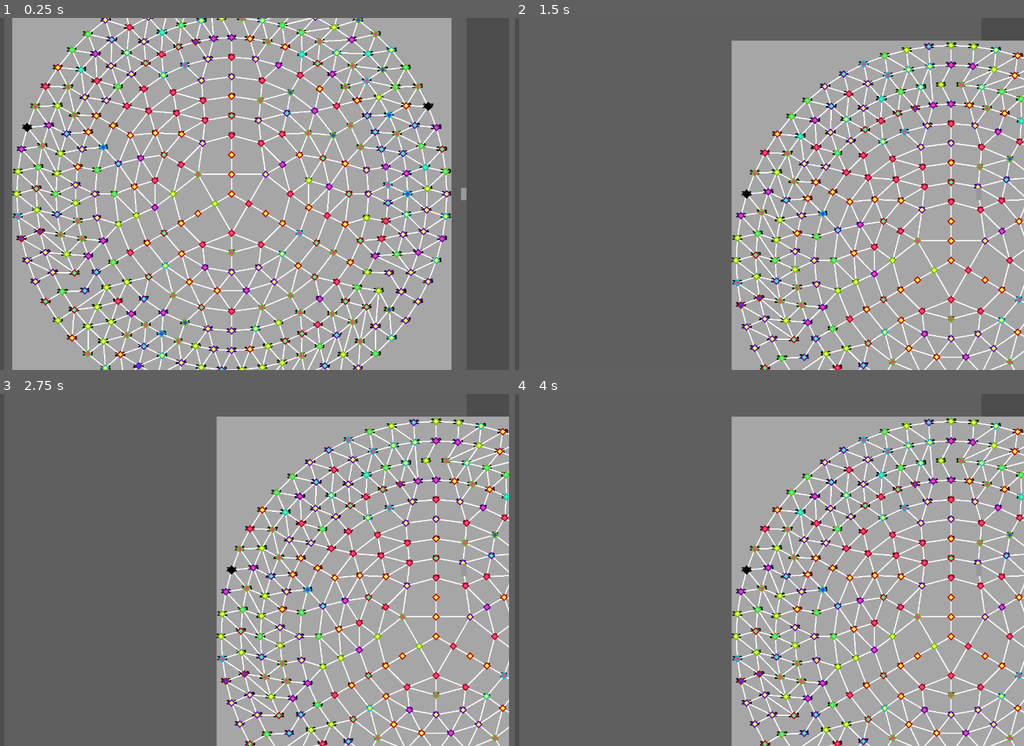
Above: before the commit, frames 1-4 (two rows, left to right).
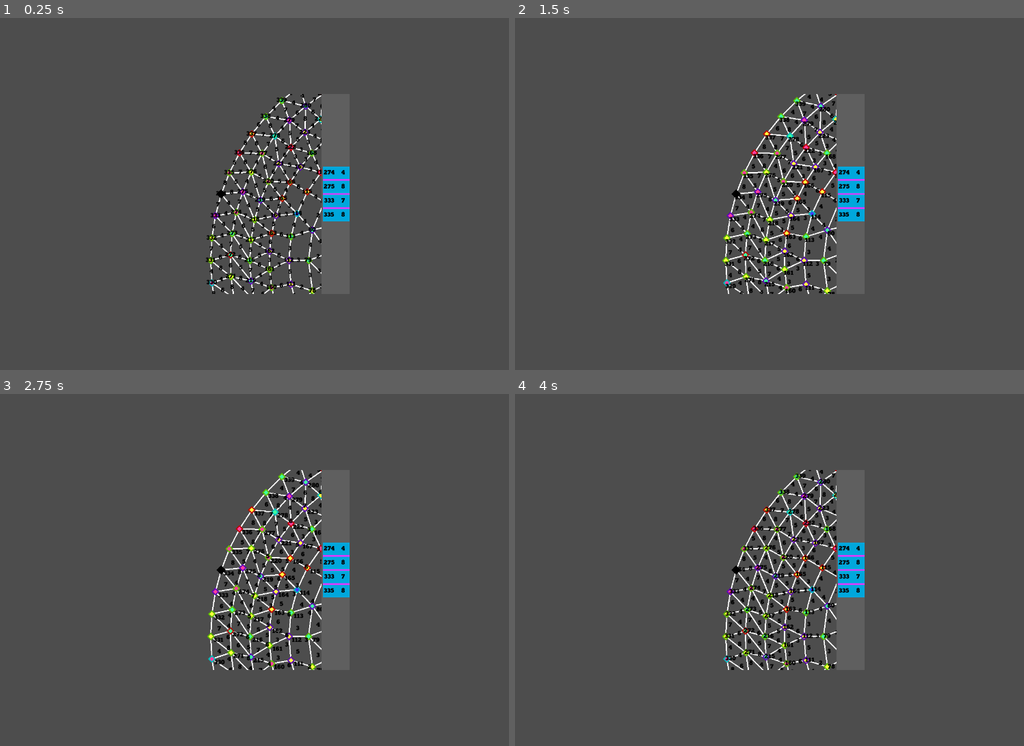
Above: after the commit, the same moments.

Repository: Pe3Hu/haerenga
Game: Godot game, scene res://scene/0/game.tscn
Two runs of this game, one before a commit and one after it. Both use one fixed random seed, a clock stepped at 60 frames per second and the inputs below.
Inputs:
- Up to frame 1 (0.25 s): no input
- Up to frame 2 (1.5 s): tap Enter at 0.5 s; hold D 0.53-1.28 s; tap Space at 0.6, 0.77, 1.07, 1.25, 1.35 s; hold S from 1.28 s (still down)
- Up to frame 3 (2.75 s): tap Space at 1.52, 1.82, 2.1 s; tap Enter at 2 s; release S at 2.03 s; hold D from 2.03 s (still down)
- Up to frame 4 (4 s): tap Space at 2.75, 2.85, 3.02, 3.32, 3.6, 3.77 s; release D at 2.78 s; hold W 2.78-3.53 s; tap Enter at 3.5 s; hold A from 3.53 s (still down)

The runs differ from the first frame. In frame 1, 86% of the frame differs, in the area x 2-92%, y 0-100%; in frame 2, 53%; in frame 3, 53%; in frame 4, 53%.
Error before the commit: Invalid call. Nonexistent function 'move_camera' in base 'MarginContainer (maze.gd)'. (res://scene/0/game.gd:23)

Commit message:
update version 0.0014
1. Maze has been converted into a SubViewportContainer

Diff:
--- a/scene/0/camera.gd
+++ b/scene/0/camera.gd
@@ -11,15 +11,14 @@
 func set_attributes(input_: Dictionary) -> void:
 	maze = input_.maze
 	#position = -maze.custom_minimum_size * 0.5
+	#zoom = Vector2.ONE * 0.5
 
 
 func onfocus() -> void:
 	if focus != null:
-		print([position, maze.position, focus.position])
-		position = maze.custom_minimum_size * 0.5+focus.position
-		print([position])
+		position = maze.polygons.position + focus.position
+		print(focus.index)
 		#position = -focus.position
-		print([position])
 		#print(position)
 		pass
 
@@ -29,11 +28,11 @@
 
 	match direction_:
 		"up":
-			vector += Vector2(0, 1)
+			vector += Vector2(0, -1)
 		"right":
 			vector += Vector2(1, 0)
 		"down":
-			vector += Vector2(0, -1)
+			vector += Vector2(0, 1)
 		"left":
 			vector += Vector2(-1, 0)
 
--- a/scene/0/game.gd
+++ b/scene/0/game.gd
@@ -6,6 +6,8 @@
 	Global.node.game.get_node("Layer0").add_child(Global.node.sketch)
 	#datas.sort_custom(func(a, b): return a.value < b.value)
 	#012 description
+	#Global.rng.randomize()
+	#var value = Global.rng.randi_range(min, max)
 	pass
 
 
@@ -14,19 +16,19 @@
 		match event.keycode:
 			KEY_SPACE:
 				if event.is_pressed() && !event.is_echo():
-					Global.node.sketch.maze.onfocus()
+					Global.node.sketch.maze.camera.onfocus()
 			KEY_W:
 				if event.is_pressed():
-					Global.node.sketch.maze.move_camera("up")
+					Global.node.sketch.maze.move_icons("up")
 			KEY_D:
 				if event.is_pressed():
-					Global.node.sketch.maze.move_camera("right")
+					Global.node.sketch.maze.move_icons("right")
 			KEY_S:
 				if event.is_pressed():
-					Global.node.sketch.maze.move_camera("down")
+					Global.node.sketch.maze.move_icons("down")
 			KEY_A:
 				if event.is_pressed():
-					Global.node.sketch.maze.move_camera("left")
+					Global.node.sketch.maze.move_icons("left")
 
 
 func _process(delta_) -> void:
--- a/scene/0/icon.tscn
+++ b/scene/0/icon.tscn
@@ -8,8 +8,17 @@
 
 [node name="Icon" type="MarginContainer"]
 custom_minimum_size = Vector2(5, 5)
-offset_right = 40.0
-offset_bottom = 40.0
+anchors_preset = 8
+anchor_left = 0.5
+anchor_top = 0.5
+anchor_right = 0.5
+anchor_bottom = 0.5
+offset_left = -20.0
+offset_top = -20.0
+offset_right = 20.0
+offset_bottom = 20.0
+grow_horizontal = 2
+grow_vertical = 2
 size_flags_horizontal = 4
 size_flags_vertical = 4
 script = ExtResource("1_cbvs0")
--- a/scene/1/door.gd
+++ b/scene/1/door.gd
@@ -26,12 +26,12 @@
 	input.subtype = index
 
 	icon = Global.scene.icon.instantiate()
-	maze.doorindexs.add_child(icon)
+	maze.idoor.add_child(icon)
 	icon.set_attributes(input)
 	icon.position = center
 
-	icon.position.x -= maze.get("theme_override_constants/margin_left")
-	icon.position.y -= maze.get("theme_override_constants/margin_top")
+	#icon.position.x -= maze.get("theme_override_constants/margin_left")
+	#icon.position.y -= maze.get("theme_override_constants/margin_top")
 
 
 func connect_rooms() -> void:
@@ -52,7 +52,7 @@
 	rooms.back().doors.erase(self)
 
 	maze.doors.remove_child(self)
-	maze.doorindexs.remove_child(icon)
+	maze.idoor.remove_child(icon)
 	queue_free()
 
 
@@ -61,3 +61,26 @@
 	rooms_.append_array(rooms)
 	rooms_.erase(room_)
 	return rooms_.front()
+
+
+func add_length() -> void:
+	roll_length()
+	var input = {}
+	input.type = "number"
+	input.subtype = length
+
+	var icon = Global.scene.icon.instantiate()
+	maze.ilength.add_child(icon)
+	icon.set_attributes(input)
+	icon.position = center
+
+
+func roll_length() -> void:
+	var sector = 0
+
+	for room in rooms:
+		sector += room.sector
+
+	sector /= rooms.size()
+	Global.rng.randomize()
+	length = Global.rng.randi_range(Global.num.door.length.sector[sector].min, Global.num.door.length.sector[sector].max)
--- a/scene/1/maze.gd
+++ b/scene/1/maze.gd
@@ -1,16 +1,17 @@
-extends MarginContainer
-
-
-@onready var polygons = $Polygons
-@onready var rooms = $Polygons/Rooms
-@onready var doors = $Polygons/Doors
-@onready var outposts = $Polygons/Outposts
-@onready var obstacles = $Polygons/Obstacles
-@onready var contents = $Polygons/Obstacles
-@onready var indexs = $Indexs
-@onready var roomindexs = $Indexs/Room
-@onready var doorindexs = $Indexs/Door
-#@onready var camera = $Camera
+extends SubViewportContainer
+
+@onready var sv = $SubViewport
+@onready var polygons = $SubViewport/Polygons
+@onready var rooms = $SubViewport/Polygons/Rooms
+@onready var doors = $SubViewport/Polygons/Doors
+@onready var outposts = $SubViewport/Polygons/Outposts
+@onready var obstacles = $SubViewport/Polygons/Obstacles
+@onready var contents = $SubViewport/Polygons/Obstacles
+@onready var icons = $SubViewport/Icons
+@onready var iroom = $SubViewport/Icons/Room
+@onready var idoor = $SubViewport/Icons/Door
+@onready var ilength = $SubViewport/Icons/Length
+@onready var camera = $SubViewport/Camera
 
 var sketch = null
 var rings = {}
@@ -18,6 +19,7 @@
 var complete = false
 var sectors = {}
 var equals = {}
+var corners = {}
 var focus = null
 
 
@@ -160,6 +162,8 @@
 
 		#connect lift
 		if rings.type[n - 1] == "equal":# and type_ != "triple":
+			var l = 2
+
 			if type_ == "single":
 				var m = 0
 
@@ -167,9 +171,9 @@
 					m += equals[equal].size()
 
 				if m % 2 == 0:
-					indexs = []
-
-			for _j in 2:
+					l = 0
+
+			for _j in l:
 				segment.elder = rings.room[n - 2].size() / 3
 				index.elder = _i * segment.elder
 				index.child = _i * segment.child
@@ -337,7 +341,7 @@
 
 
 func update_size() -> void:
-	var corners = {}
+	corners = {}
 	corners.leftop = Vector2(rooms.get_child(0).position)
 	corners.rightbot = Vector2()
 
@@ -347,15 +351,17 @@
 		corners.rightbot.x = max(room.position.x, corners.rightbot.x)
 		corners.rightbot.y = max(room.position.x, corners.rightbot.y)
 
-	corners.leftop.x -= get("theme_override_constants/margin_left")
-	corners.leftop.y -= get("theme_override_constants/margin_top")
-	corners.rightbot.x += get("theme_override_constants/margin_right")
-	corners.rightbot.y += get("theme_override_constants/margin_bottom")
-
-	custom_minimum_size = corners.rightbot - corners.leftop + Vector2.ONE * (Global.num.outpost.r * 2)# * 2
-	polygons.position += custom_minimum_size * 0.5
-	#indexs.position += custom_minimum_size * 0.5
-	#camera.maze = self
+#	corners.leftop.x -= get("theme_override_constants/margin_left")
+#	corners.leftop.y -= get("theme_override_constants/margin_top")
+#	corners.rightbot.x += get("theme_override_constants/margin_right")
+#	corners.rightbot.y += get("theme_override_constants/margin_bottom")
+
+	#sv.size = corners.rightbot - corners.leftop + Vector2.ONE * (Global.num.outpost.r * 2)# * 2
+	#sv.size = Vector2(200, 200)
+	#position = Vector2()
+	polygons.position += sv.size * 0.5# - Vector2(Global.vec.size.number) * 0.5
+	#icons.position -= Vector2.ONE * 5
+	camera.maze = self
 
 
 func init_sectors() -> void:
@@ -397,6 +403,9 @@
 		for room in sectors[sector]:
 			room.set_sector(sector)
 
+	for door in doors.get_children():
+		door.add_length()
+
 
 func init_outposts() -> void:
 	var options = []
@@ -411,7 +420,7 @@
 		else:
 			var option = options.back()
 			option.append(room)
-			remoteness[room] = round(custom_minimum_size.length() / 10)
+			remoteness[room] = round(sv.size.length() / 10)
 
 
 	for backdoor in backdoors:
@@ -442,8 +451,8 @@
 func focus_on_room(room_: Polygon2D) -> void:
 	focus = room_
 	onfocus()
-	#camera.focus = room_
-	#camera.onfocus()
+	camera.focus = room_
+	camera.onfocus()
 
 
 func onfocus() -> void:
@@ -457,3 +466,23 @@
 	var minimap = Global.scene.minimap.instantiate()
 	#camera.add_child(minimap)
 	minimap.set_attributes(input)
+
+
+
+
+func move_icons(direction_: String) -> void:
+	var vector = Vector2()
+	print(icons.position)
+
+	match direction_:
+		"up":
+			vector += Vector2(0, -1)
+		"right":
+			vector += Vector2(1, 0)
+		"down":
+			vector += Vector2(0, 1)
+		"left":
+			vector += Vector2(-1, 0)
+
+	icons.position += vector * 10
+	print(icons.position)
--- a/scene/1/maze.tscn
+++ b/scene/1/maze.tscn
@@ -1,54 +1,79 @@
-[gd_scene load_steps=2 format=3 uid="uid://bwrtp53p4onlo"]
+[gd_scene load_steps=3 format=3 uid="uid://bwrtp53p4onlo"]
 
 [ext_resource type="Script" path="res://scene/1/maze.gd" id="1_i47v1"]
+[ext_resource type="PackedScene" uid="uid://dm1hv5kmg8wm" path="res://scene/0/camera.tscn" id="2_tr7ue"]
 
-[node name="Maze" type="MarginContainer"]
-clip_contents = true
-custom_minimum_size = Vector2(200, 200)
-anchors_preset = 15
-anchor_right = 1.0
-anchor_bottom = 1.0
+[node name="Maze" type="SubViewportContainer"]
+anchors_preset = 8
+anchor_left = 0.5
+anchor_top = 0.5
+anchor_right = 0.5
+anchor_bottom = 0.5
+offset_left = -700.0
+offset_top = -450.0
+offset_right = -188.0
+offset_bottom = 62.0
 grow_horizontal = 2
 grow_vertical = 2
 size_flags_horizontal = 4
 size_flags_vertical = 4
-theme_override_constants/margin_left = 20
-theme_override_constants/margin_top = 20
-theme_override_constants/margin_right = 20
-theme_override_constants/margin_bottom = 20
 script = ExtResource("1_i47v1")
 
-[node name="BG" type="ColorRect" parent="."]
-layout_mode = 2
-color = Color(0.65098, 0.65098, 0.65098, 1)
+[node name="SubViewport" type="SubViewport" parent="."]
+handle_input_locally = false
+render_target_update_mode = 4
 
-[node name="Indexs" type="Control" parent="."]
-layout_mode = 2
+[node name="Polygons" type="Node2D" parent="SubViewport"]
+position = Vector2(20, 20)
+
+[node name="Doors" type="Node2D" parent="SubViewport/Polygons"]
+
+[node name="Outposts" type="Node2D" parent="SubViewport/Polygons"]
+
+[node name="Obstacles" type="Node2D" parent="SubViewport/Polygons"]
+
+[node name="Contents" type="Node2D" parent="SubViewport/Polygons"]
+
+[node name="Rooms" type="Node2D" parent="SubViewport/Polygons"]
+visible = false
+
+[node name="Icons" type="Control" parent="SubViewport"]
+layout_mode = 3
+anchors_preset = 8
+anchor_left = 0.5
+anchor_top = 0.5
+anchor_right = 0.5
+anchor_bottom = 0.5
+grow_horizontal = 2
+grow_vertical = 2
 size_flags_horizontal = 4
 size_flags_vertical = 4
 auto_translate = false
 localize_numeral_system = false
 
-[node name="Room" type="Control" parent="Indexs"]
+[node name="Room" type="Control" parent="SubViewport/Icons"]
 anchors_preset = 0
 offset_right = 40.0
 offset_bottom = 40.0
 
-[node name="Door" type="Control" parent="Indexs"]
+[node name="Door" type="Control" parent="SubViewport/Icons"]
 visible = false
 anchors_preset = 0
 offset_right = 40.0
 offset_bottom = 40.0
 
-[node name="Polygons" type="Node2D" parent="."]
+[node name="Length" type="Control" parent="SubViewport/Icons"]
+anchors_preset = 0
+offset_right = 40.0
+offset_bottom = 40.0
 
-[node name="Doors" type="Node2D" parent="Polygons"]
+[node name="Camera" parent="SubViewport" instance=ExtResource("2_tr7ue")]
+position = Vector2(20, 20)
 
-[node name="Outposts" type="Node2D" parent="Polygons"]
-
-[node name="Obstacles" type="Node2D" parent="Polygons"]
-
-[node name="Contents" type="Node2D" parent="Polygons"]
-
-[node name="Rooms" type="Node2D" parent="Polygons"]
+[node name="BG" type="ColorRect" parent="SubViewport"]
 visible = false
+offset_left = 40.0
+offset_top = 40.0
+offset_right = 512.0
+offset_bottom = 512.0
+color = Color(0.65098, 0.65098, 0.65098, 1)
--- a/scene/1/room.gd
+++ b/scene/1/room.gd
@@ -26,14 +26,13 @@
 	var input = {}
 	input.type = "number"
 	input.subtype = index
-
 	icon = Global.scene.icon.instantiate()
-	maze.roomindexs.add_child(icon)
+	maze.iroom.add_child(icon)
 	icon.set_attributes(input)
 	icon.position = position
 
-	icon.position.x -= maze.get("theme_override_constants/margin_left")
-	icon.position.y -= maze.get("theme_override_constants/margin_top")
+	#icon.position.x -= maze.get("theme_override_constants/margin_left")
+	#icon.position.y -= maze.get("theme_override_constants/margin_top")
 
 	maze.rings.room[ring].append(self)
 	update_color_based_on_ring()
--- a/scene/4/crossroad.tscn
+++ b/scene/4/crossroad.tscn
@@ -4,6 +4,7 @@
 [ext_resource type="FontFile" uid="uid://bvnpo88mdytkv" path="res://asset/font/letter/JosefinSans-Bold.ttf" id="1_5mdhg"]
 
 [sub_resource type="StyleBoxFlat" id="StyleBoxFlat_7paps"]
+bg_color = Color(0.901961, 0.211765, 1, 1)
 
 [node name="Crossroad" type="MarginContainer"]
 custom_minimum_size = Vector2(5, 5)
@@ -37,3 +38,4 @@
 
 [node name="Pathways" type="VBoxContainer" parent="."]
 layout_mode = 2
+alignment = 1
--- a/scene/4/pathway.gd
+++ b/scene/4/pathway.gd
@@ -13,5 +13,13 @@
 	door = input_.door
 	rooms.departure = input_.departure
 	rooms.destination = input_.destination
-	destination.set_number(rooms.destination.index)
-	length.set_number(door.length)
+
+	var input = {}
+	input.type = "number"
+	input.subtype = rooms.destination.index
+	destination.set_attributes(input)
+
+	input = {}
+	input.type = "number"
+	input.subtype = door.length
+	length.set_attributes(input)
--- a/scene/4/pathway.tscn
+++ b/scene/4/pathway.tscn
@@ -2,9 +2,10 @@
 
 [ext_resource type="Script" path="res://scene/4/pathway.gd" id="1_s811t"]
 [ext_resource type="FontFile" uid="uid://bvnpo88mdytkv" path="res://asset/font/letter/JosefinSans-Bold.ttf" id="1_vn74r"]
-[ext_resource type="PackedScene" path="res://scene/0/icon.tscn" id="3_l5t2b"]
+[ext_resource type="PackedScene" uid="uid://ciw38iqel0v5a" path="res://scene/0/icon.tscn" id="3_l5t2b"]
 
 [sub_resource type="StyleBoxFlat" id="StyleBoxFlat_7paps"]
+bg_color = Color(0, 0.654902, 0.862745, 1)
 
 [node name="Pathway" type="MarginContainer"]
 custom_minimum_size = Vector2(5, 5)
--- a/script/Global.gd
+++ b/script/Global.gd
@@ -45,6 +45,25 @@
 	num.room = {}
 	num.room.r = 8
 
+	num.door = {}
+	num.door.length = {}
+	num.door.length.sector = {}
+	num.door.length.sector[0] = {}
+	num.door.length.sector[0].min = 2
+	num.door.length.sector[0].max = 4
+	num.door.length.sector[0.5] = {}
+	num.door.length.sector[0.5].min = 4
+	num.door.length.sector[0.5].max = 4
+	num.door.length.sector[1] = {}
+	num.door.length.sector[1].min = 3
+	num.door.length.sector[1].max = 6
+	num.door.length.sector[1.5] = {}
+	num.door.length.sector[1.5].min = 6
+	num.door.length.sector[1.5].max = 6
+	num.door.length.sector[2] = {}
+	num.door.length.sector[2].min = 4
+	num.door.length.sector[2].max = 8
+
 	num.outpost = {}
 	num.outpost.r = num.room.r * 1.5
 
@@ -85,7 +104,6 @@
 	dict.aspect.slot["power"] = "Head"
 	dict.aspect.slot["autonomy"] = "Torso"
 	dict.aspect.slot["velocity"] = "Limb"
-
 
 	dict.room = {}
 	dict.room.rarity = {}
Not shown: 1 places in scene/0/icon.tscn that only renumber resources
